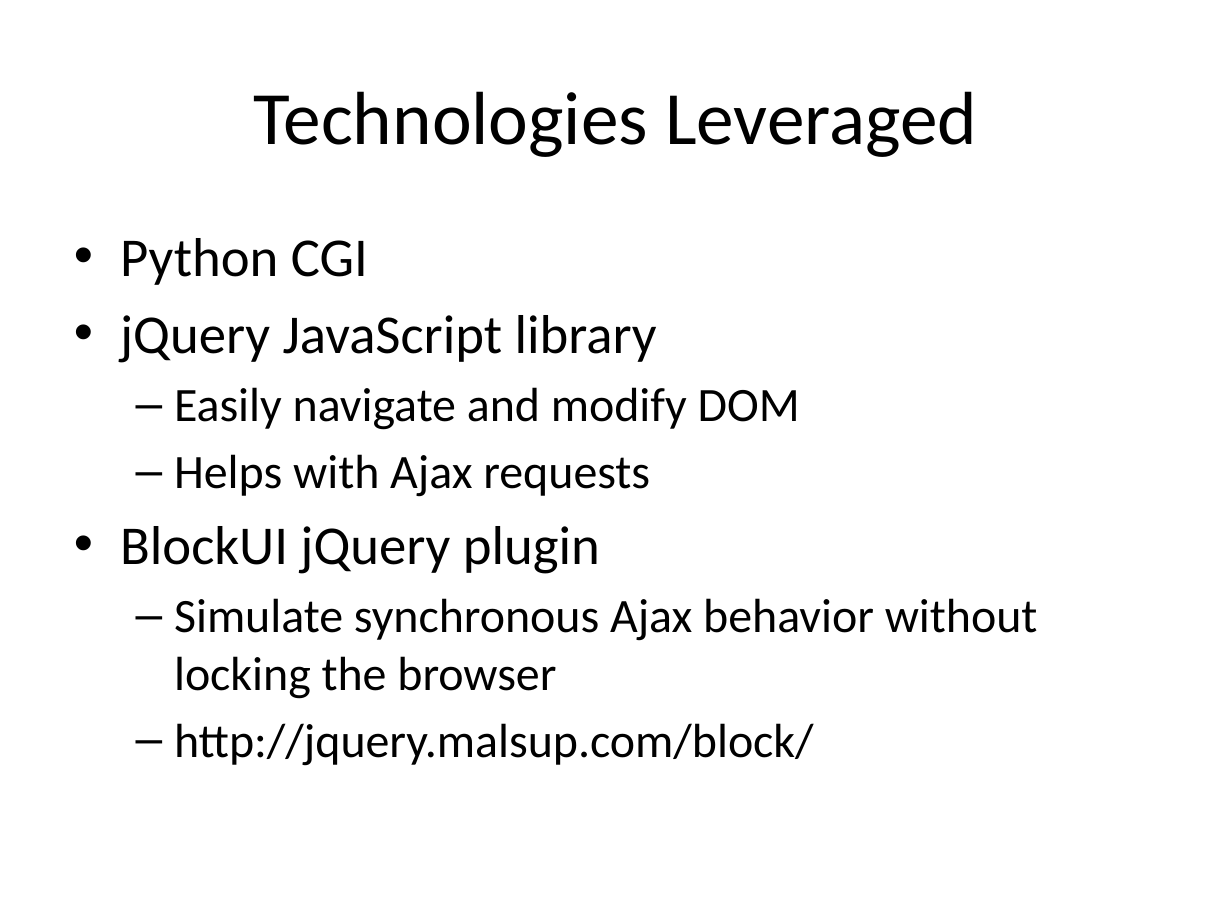
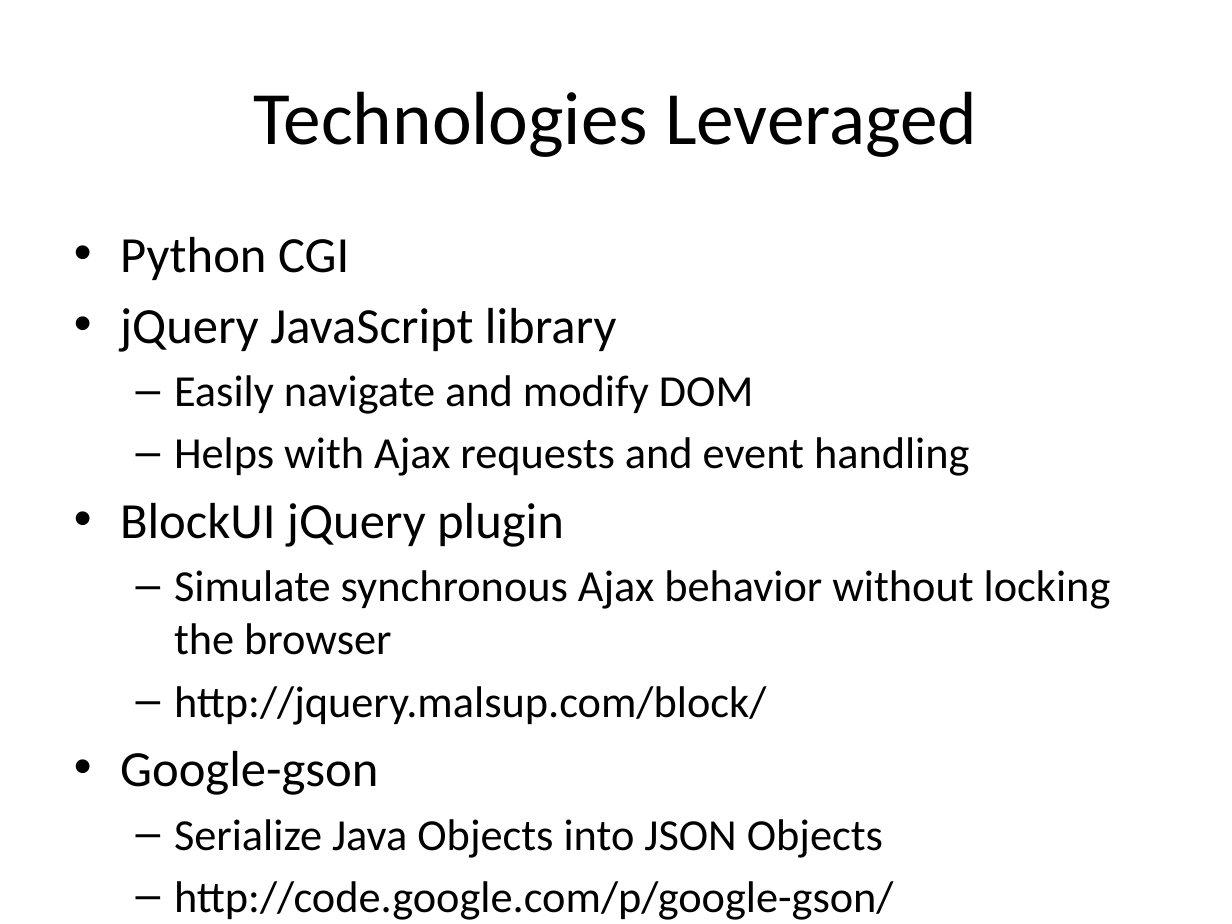
Before and after one commit to toomanyjoes/spring2011-cs392, a slide deck: slide 4 of SamPresentation.pptx. Drawn at 1232x924 pixels with LibreOffice and Linux fonts; fonts in the diff are those of the drawing. Boxes give left, top, right and bottom in pixels: in the first picture for what was removed or moved away, otherwise in the second. Text is boxed around its words. In the diff, an @@ line names an element or a change of style, - is before the commit and + after.

Commit message:
Cleaned up the code. Added script to set permissions for files. Added install instructions (README.html) Updated test scripts.

```diff
--- a/SamPresentation.pptx
+++ b/SamPresentation.pptx
@@ text at (120,237,1111,725): size 32 to 29.6 pt in "Python CGI", "jQuery JavaScript library", "BlockUI jQuery plugin"; size 28 to 25.9 pt in "Easily navigate and modify DOM", "Simulate synchronous Ajax behavior without locking the ...", "http://jquery.malsup.com/block/" @@
@@ text at (174,437,969,476): text changed; size 28 to 25.9 pt @@
-  – Helps with Ajax requests
+  – Helps with Ajax requests and event handling
@@ text at (120,751,894,920): paragraphs added @@
+• Google-gson
+  – Serialize Java Objects into JSON Objects
+  – http://code.google.com/p/google-gson/
```
Also in this commit, not shown: 12 other files.
